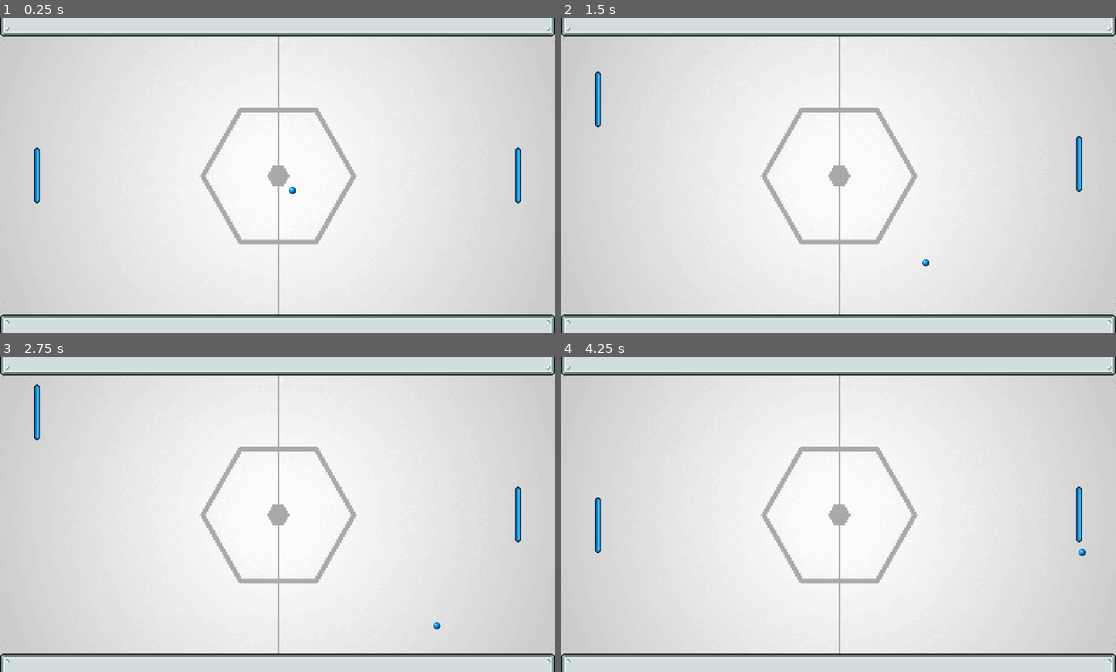
Above: before the commit, frames 1-4 (two rows, left to right).
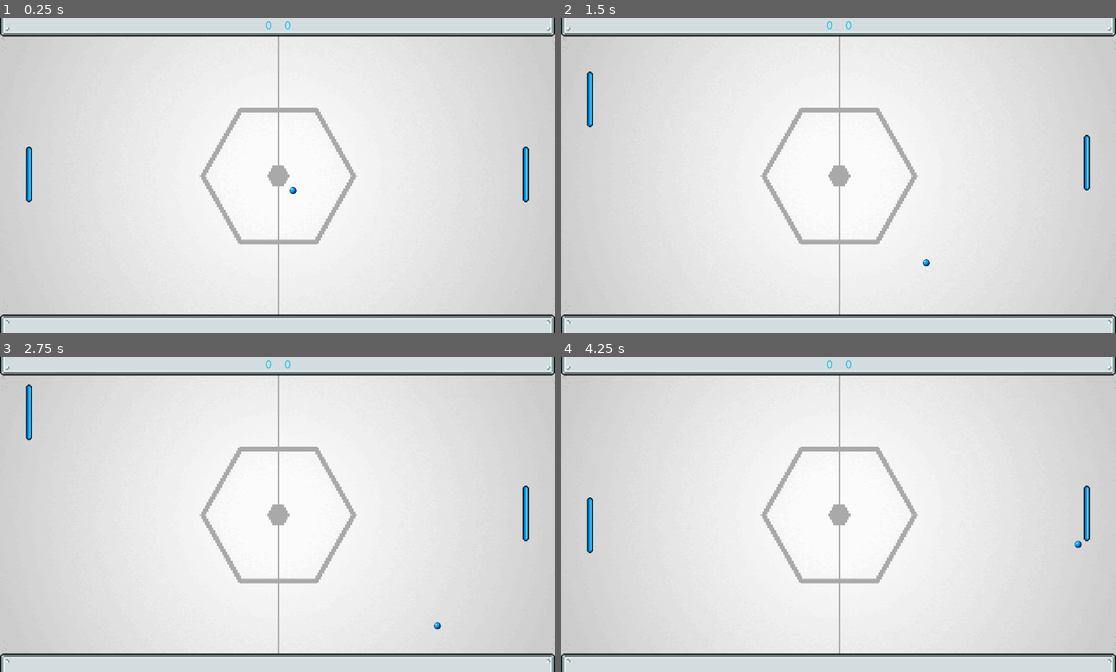
Above: after the commit, the same moments.

Repository: Tyralf/BoringPong2D_Godot
Game: Godot game, scene res://MainScene.tscn
The game is run twice, just before and just after one commit, with the same random seed, the same clock (stepped at 60 frames per second) and the same inputs.
Inputs:
- Up to frame 1 (0.25 s): no input
- Up to frame 2 (1.5 s): tap Enter at 0.5 s; hold Z (Player_1_up) 0.53-1.28 s; tap Down (Player_2_down) at 0.6 s; tap Up (Player_2_up) at 0.8, 1.35 s; hold S (Player_1_down) from 1.28 s (still down)
- Up to frame 3 (2.75 s): tap Down (Player_2_down) at 1.55, 2.1 s; release S (Player_1_down) at 2.03 s; hold Z (Player_1_up) from 2.03 s (still down); tap Up (Player_2_up) at 2.3 s
- Up to frame 4 (4.25 s): tap Up (Player_2_up) at 2.85, 3.8 s; tap Down (Player_2_down) at 3.05, 3.6 s; release Z (Player_1_up) at 3.53 s; hold S (Player_1_down) from 3.53 s (still down)

The runs differ from the first frame. In frame 1, 0.8% of the frame differs, in the area x 4-96%, y 0-59%; in frame 2, 0.8%; in frame 3, 0.8%; in frame 4, 0.9%, in the area x 4-96%, y 0-64%.

Commit message:
Nettoyage de code, Merge des script pour le player, Ajout d'un theme pour le score...

Diff:
--- a/MainScene.tscn
+++ b/MainScene.tscn
@@ -1,13 +1,12 @@
-[gd_scene load_steps=11 format=3 uid="uid://donlhfi4ptthd"]
+[gd_scene load_steps=10 format=3 uid="uid://donlhfi4ptthd"]
 
 [ext_resource type="Texture2D" uid="uid://rudhitu0fqmg" path="res://Sprites/Untitled.png" id="1_nt7x8"]
 [ext_resource type="Texture2D" uid="uid://bwjnjkddn0554" path="res://Sprites/Walls_1.png" id="2_hnr1i"]
-[ext_resource type="PackedScene" uid="uid://c3cq3bi2jsd58" path="res://scenes/Player_1.tscn" id="3_msy2a"]
-[ext_resource type="PackedScene" uid="uid://dr73r12m4nh24" path="res://scenes/Player_2.tscn" id="4_75lm4"]
 [ext_resource type="PackedScene" uid="uid://dp5ymy4xo128o" path="res://scenes/ball.tscn" id="5_1affs"]
 [ext_resource type="PackedScene" uid="uid://beo0qead0qnca" path="res://scenes/goal.tscn" id="6_5a5u3"]
 [ext_resource type="Script" path="res://Scripts/goal.gd" id="7_64j0b"]
-[ext_resource type="PackedScene" uid="uid://duvqctsrsstsj" path="res://scenes/grid_container.tscn" id="8_4ll7l"]
+[ext_resource type="PackedScene" uid="uid://c3cq3bi2jsd58" path="res://scenes/Player.tscn" id="7_ghry4"]
+[ext_resource type="PackedScene" uid="uid://duvqctsrsstsj" path="res://scenes/ScoreBoard.tscn" id="8_4ll7l"]
 
 [sub_resource type="TileSetAtlasSource" id="TileSetAtlasSource_4gfw7"]
 texture = ExtResource("2_hnr1i")
@@ -65,23 +64,29 @@
 format = 2
 layer_0/tile_data = PackedInt32Array(0, 0, 0, 1, 65536, 0, 2, 65536, 0, 3, 65536, 0, 4, 65536, 0, 5, 65536, 0, 6, 65536 …(1040 unchanged characters)…
 
-[node name="Player_1" parent="." instance=ExtResource("3_msy2a")]
-position = Vector2(64, 0)
-
-[node name="Player_2" parent="." instance=ExtResource("4_75lm4")]
-position = Vector2(-64, 0)
-
 [node name="Ball" parent="." instance=ExtResource("5_1affs")]
-position = Vector2(-6, 3)
+position = Vector2(964, 546)
 
 [node name="ScoreBoard" parent="." instance=ExtResource("8_4ll7l")]
+offset_left = -62.0
+offset_top = -116.504
+offset_right = 66.0
+offset_bottom = -65.504
 
 [node name="Goal_P1" parent="." instance=ExtResource("6_5a5u3")]
 position = Vector2(3, -2)
 script = ExtResource("7_64j0b")
-ScoreLabel = "score_p2"
+ScoreLabel = "m2/score_p2"
 
 [node name="Goal_P2" parent="." instance=ExtResource("6_5a5u3")]
-position = Vector2(1837, -6)
+position = Vector2(1837, -3)
 script = ExtResource("7_64j0b")
-ScoreLabel = "score_p1"
+ScoreLabel = "m1/score_p1"
+
+[node name="Player_1" parent="." instance=ExtResource("7_ghry4")]
+position = Vector2(100, 540)
+
+[node name="Player_2" parent="." instance=ExtResource("7_ghry4")]
+position = Vector2(1819, 540)
+BindUp = "Player_2_up"
+BindDown = "Player_2_down"
--- /dev/null
+++ b/ScoreBoard.tres
@@ -0,0 +1,11 @@
+[gd_resource type="Theme" load_steps=2 format=3 uid="uid://dexeygv38ujjl"]
+
+[ext_resource type="FontFile" uid="uid://cgiofv8e3qor1" path="res://GlacialIndifference-Regular.otf" id="1_jmrg2"]
+
+[resource]
+default_font = ExtResource("1_jmrg2")
+default_font_size = 40
+Label/colors/font_color = Color(0, 0.764706, 0.941176, 1)
+Label/fonts/font = ExtResource("1_jmrg2")
+MarginContainer/constants/margin_left = 20
+MarginContainer/constants/margin_right = 20
--- /dev/null
+++ b/Scripts/Player.gd
@@ -0,0 +1,16 @@
+extends CharacterBody2D
+@export var speed = 10.0
+@export var BindUp = "Player_1_up"
+@export var BindDown = "Player_1_down"
+
+func _physics_process(delta):
+	moovePlayer(BindUp,BindDown,delta)
+
+func moovePlayer(bindUp,bindDown,delta):
+	var direction = Input.get_axis(bindUp, bindDown)
+	if direction:
+		velocity.y = direction * speed
+	else:
+		velocity.y = move_toward(velocity.y * delta, 0, speed)
+
+	move_and_collide(velocity)
--- a/Scripts/Player_1.gd
+++ /dev/null
@@ -1,17 +0,0 @@
-extends CharacterBody2D
-
-
-@export var SPEED = 10.0
-
-
-func _physics_process(delta):
-
-	# Get the input direction and handle the movement/deceleration.
-	# As good practice, you should replace UI actions with custom gameplay actions.
-	var direction = Input.get_axis("Player_1_up", "Player_1_down")
-	if direction:
-		velocity.y = direction * SPEED
-	else:
-		velocity.y = move_toward(velocity.y * delta, 0, SPEED)
-
-	move_and_collide(velocity)
--- a/Scripts/Player_2.gd
+++ /dev/null
@@ -1,17 +0,0 @@
-extends CharacterBody2D
-
-
-@export var SPEED = 10.0
-
-
-func _physics_process(delta):
-
-	# Get the input direction and handle the movement/deceleration.
-	# As good practice, you should replace UI actions with custom gameplay actions.
-	var direction = Input.get_axis("Player_2_up", "Player_2_down")
-	if direction:
-		velocity.y = direction * SPEED
-	else:
-		velocity.y = move_toward(velocity.y * delta, 0, SPEED)
-
-	move_and_collide(velocity)
--- a/Scripts/ball.gd
+++ b/Scripts/ball.gd
@@ -11,4 +11,4 @@
 	if collision_info:
 		velocity = velocity.bounce(collision_info.get_normal())
 func reset():
-	position = Vector2(0,0)
+	position = Vector2(960,540)
--- a/Scripts/goal.gd
+++ b/Scripts/goal.gd
@@ -7,8 +7,8 @@
 
 func _on_body_entered(body):
 	if body.name == "Ball":
+		incrementScore()
 		if score < 10:
-			incrementScore()
 			body.reset()
 		else:
 			get_tree().quit()
--- a/scenes/Player_1.tscn
+++ b/scenes/Player.tscn
@@ -1,20 +1,18 @@
 [gd_scene load_steps=4 format=3 uid="uid://c3cq3bi2jsd58"]
 
-[ext_resource type="Script" path="res://Scripts/Player_1.gd" id="1_r1a0x"]
+[ext_resource type="Script" path="res://Scripts/Player.gd" id="1_meh70"]
 [ext_resource type="Texture2D" uid="uid://c1rlxg034d22u" path="res://Sprites/PlayerPlateau_1.png" id="2_yij51"]
 
 [sub_resource type="CapsuleShape2D" id="CapsuleShape2D_k57m4"]
 height = 194.0
 
 [node name="CharacterBody2D" type="CharacterBody2D"]
-script = ExtResource("1_r1a0x")
+script = ExtResource("1_meh70")
 
 [node name="Sprite2D" type="Sprite2D" parent="."]
 texture_filter = 1
-position = Vector2(64, 544)
 scale = Vector2(3, 3)
 texture = ExtResource("2_yij51")
 
 [node name="CollisionShape2D" type="CollisionShape2D" parent="."]
-position = Vector2(64, 544)
 shape = SubResource("CapsuleShape2D_k57m4")
--- a/scenes/Player_2.tscn
+++ b/scenes/Player_2.tscn
@@ -1,13 +1,32 @@
-[gd_scene load_steps=4 format=3 uid="uid://dr73r12m4nh24"]
+[gd_scene load_steps=4 format=3 uid="uid://c3disbclitx61"]
 
-[ext_resource type="Script" path="res://Scripts/Player_2.gd" id="1_uwols"]
 [ext_resource type="Texture2D" uid="uid://c1rlxg034d22u" path="res://Sprites/PlayerPlateau_1.png" id="2_5pu2c"]
+
+[sub_resource type="GDScript" id="GDScript_6gb7r"]
+script/source = "extends CharacterBody2D
+
+
+@export var SPEED = 10.0
+
+
+func _physics_process(delta):
+
+	# Get the input direction and handle the movement/deceleration.
+	# As good practice, you should replace UI actions with custom gameplay actions.
+	var direction = Input.get_axis(\"Player_2_up\", \"Player_2_down\")
+	if direction:
+		velocity.y = direction * SPEED
+	else:
+		velocity.y = move_toward(velocity.y * delta, 0, SPEED)
+
+	move_and_collide(velocity)
+"
 
 [sub_resource type="CapsuleShape2D" id="CapsuleShape2D_2tmpo"]
 height = 188.0
 
 [node name="Player_2" type="CharacterBody2D"]
-script = ExtResource("1_uwols")
+script = SubResource("GDScript_6gb7r")
 
 [node name="Sprite2D" type="Sprite2D" parent="."]
 texture_filter = 1
--- /dev/null
+++ b/scenes/ScoreBoard.tscn
@@ -0,0 +1,36 @@
+[gd_scene load_steps=2 format=3 uid="uid://duvqctsrsstsj"]
+
+[ext_resource type="Theme" uid="uid://dexeygv38ujjl" path="res://ScoreBoard.tres" id="1_660ed"]
+
+[node name="GridContainer" type="GridContainer"]
+anchors_preset = -1
+anchor_left = 0.5
+anchor_top = 0.108
+anchor_right = 0.5
+anchor_bottom = 0.108
+offset_left = -19.0
+offset_top = -50.504
+offset_right = 21.0
+offset_bottom = -0.504005
+theme = ExtResource("1_660ed")
+columns = 2
+
+[node name="m1" type="MarginContainer" parent="."]
+layout_mode = 2
+theme = ExtResource("1_660ed")
+
+[node name="score_p1" type="Label" parent="m1"]
+layout_mode = 2
+text = "0"
+horizontal_alignment = 1
+vertical_alignment = 1
+
+[node name="m2" type="MarginContainer" parent="."]
+layout_mode = 2
+theme = ExtResource("1_660ed")
+
+[node name="score_p2" type="Label" parent="m2"]
+layout_mode = 2
+text = "0"
+horizontal_alignment = 1
+vertical_alignment = 1
--- a/scenes/ball.tscn
+++ b/scenes/ball.tscn
@@ -11,10 +11,8 @@
 
 [node name="Sprite2D" type="Sprite2D" parent="."]
 texture_filter = 1
-position = Vector2(968, 543)
 scale = Vector2(1.5, 1.5)
 texture = ExtResource("1_ip00p")
 
 [node name="CollisionShape2D" type="CollisionShape2D" parent="."]
-position = Vector2(968, 543)
 shape = SubResource("CircleShape2D_ysljb")
--- a/scenes/grid_container.tscn
+++ /dev/null
@@ -1,25 +0,0 @@
-[gd_scene format=3 uid="uid://duvqctsrsstsj"]
-
-[node name="GridContainer" type="GridContainer"]
-anchors_preset = -1
-anchor_left = 0.5
-anchor_top = 0.108
-anchor_right = 0.5
-anchor_bottom = 0.108
-offset_left = -19.0
-offset_top = -50.504
-offset_right = 21.0
-offset_bottom = -0.504005
-columns = 2
-
-[node name="score_p1" type="Label" parent="."]
-layout_mode = 2
-text = "10"
-horizontal_alignment = 1
-vertical_alignment = 1
-
-[node name="score_p2" type="Label" parent="."]
-layout_mode = 2
-text = "10"
-horizontal_alignment = 1
-vertical_alignment = 1
Binary file added: GlacialIndifference-Regular.otf
Not shown, added: GlacialIndifference-Regular.otf.import
